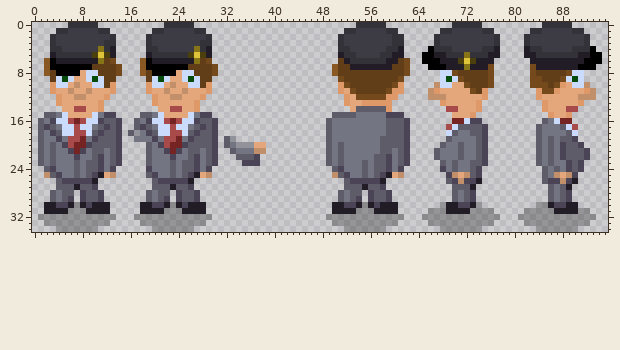
One commit to this sprite sheet: src/game/sprites/data/cfe-reb.png. Above: the version before the commit.
The file is 96x35 pixels. Colours within 5 levels of each other are drawn and written as one.
And afterwards:
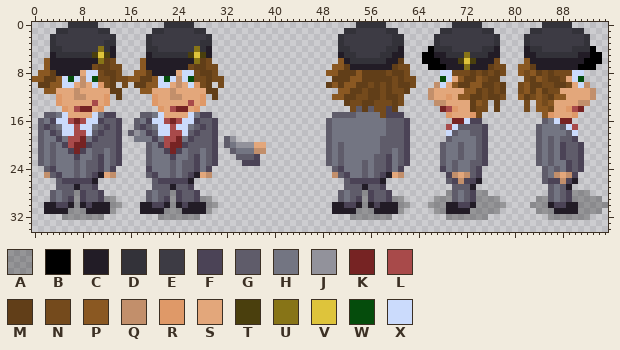
Palette (. is transparent): A #00000046  B #000000  C #221c26  D #333239  E #3d3b44  F #4b4356  G #5f5c6a  H #737582  J #92929b  K #762323  L #a84a4a  M #613e18  N #744a1c  P #8a5822  Q #c28f6b  R #df9968  S #e3a77b  T #4a3f0d  U #877417  V #dec43b  W #054c0c  X #cbdbfc
Diff:
Changed rows in their new state; - is an unchanged pixel.
first column x 0:
 6 ---C---------------C-------------------------------P----------.--------------N----P----------
 7 ---CCCCCCCN--N-----CCCCCCCN--N---------------------P---------N--------------MNN--PPM---------
 8 -P--CCCC---N-----P--CCCC---N---------------------P----P----N-----------NN-N--MN--PNP-N-NN----
 9 PPM-PXWXQ--NN-NNPPM-PXWXQ--NN-NN------------------MM-PP-----NMNN----WXSP--PNMM----NMPN---SXW-
10 -MMPP-XSQ--RNM-N-MMPP-XSQ--RNM-N-----------------MPMPP--N-N--MMN-----SPMMPP-MNM--NPMM-NMMNS--
11 --PP--SQ-S---MM---PP--SQ-S---MM--------------------PPM-N--NMNNM----S----PP-NMNM--NPMPM-N----S
12 --------------M---------------M-------------------PPMM--MM-MMN-----SSR-PPMMNMMN--PMNPNMPP--SS
13 ----------LSR-------------LSR-----------------------MNNMMNNNMN-----QQ----MPN-M----N-PNP----QQ
14 -----R--KK-----------R--KK---------------------------N-M-NNFM-------K-R--MNN-M----N-PPN--R-K-
15 ----------------------------------------------------------N----------R----N----------P---SR--
first column x 67:
21 .G----------------------F.
22 .G----------------------F.
first column x 1:
28 ------A---------------A-------------------------------A-------------A----AA--------------AAA---
29 ------A----AA---------A----AA-------------------------A----AA-----AAA----AAAA------AA----AAAAA-
30 ------------AA--------------AA------------------------------AA---AA-------AAAA----A-------AAAAA
31 ------------A---------------A-------------------------------A----.----------A----..---------AA-
32 ....-------..---....-------..-------------------....-------..---....-------..---.....-------.--
33 -...........-----...........---------------------...........-----...........-----...........---
34 ---.......---------.......-------------------------.......---------.......---------.......-----
Changed places in both pictures, as pixel boxes (x1, y1, x2, y2):
changed: (32, 58, 224, 112)
changed: (326, 58, 590, 118)
changed: (434, 148, 446, 160)
changed: (578, 148, 590, 160)
changed: (38, 190, 218, 232)
changed: (326, 190, 608, 232)
